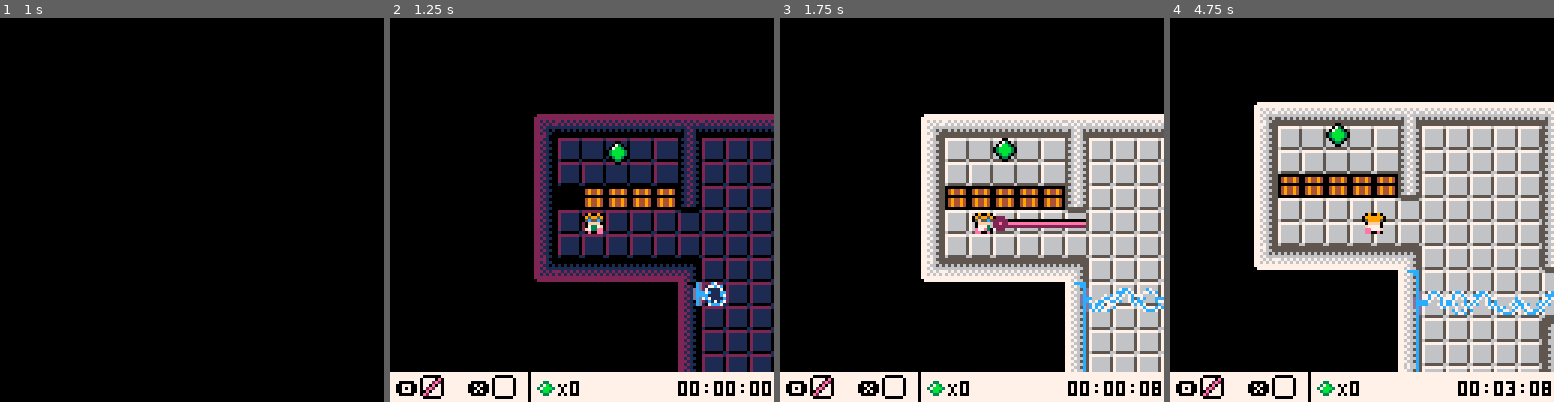
Above: before the commit, frames 1-4 (left to right).
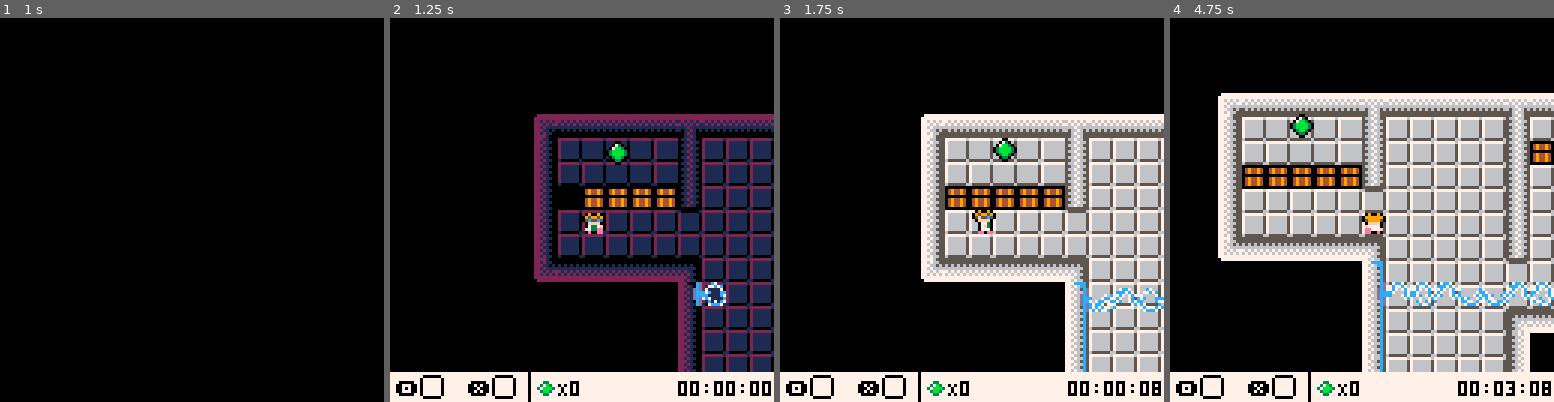
Above: after the commit, the same moments.

Repository: kitasuna/pico8-ttuor
Game: PICO-8 cartridge main.p8
The game is run twice, just before and just after one commit, with the same random seed, the same clock (stepped at 60 frames per second) and the same inputs.
Inputs:
- Up to frame 1 (1 s): tap X (X key) at 0.33 s; tap O (Z key) at 0.7 s
- Up to frame 2 (1.25 s): tap X (X key) at 1.07 s
- Up to frame 3 (1.75 s): hold Right from 1.6 s (still down); tap O (Z key) at 1.7 s
- Up to frame 4 (4.75 s): tap X (X key) at 1.85, 2.97, 4.08 s; release Right at 2.1 s; tap O (Z key) every 0.4 s from 2.1 to 4.5 s; hold Up 2.15-2.42 s; hold Right 2.47-3.03 s; hold Left 3.08-3.58 s; hold Down 3.63-3.97 s; hold Right 4.02-4.68 s; hold Up from 4.73 s (still down)

Frame 1 is identical in both runs. In frame 2, 0.1% of the frame differs, in the area x 8-14%, y 93-99%; in frame 3, 1.0%; in frame 4, 39%, in the area x 8-100%, y 19-99%.

Commit message:
Remove godmode glove

Diff:
--- a/player.lua
+++ b/player.lua
@@ -59,7 +59,7 @@
   player_inventory = {
     flash_at = -1,
     flash_til = 0,
-    glove = 2,
+    glove = 0,
     wormhole = 0,
   }
   player_items = {0,0,0,0,0,0,0,0}
